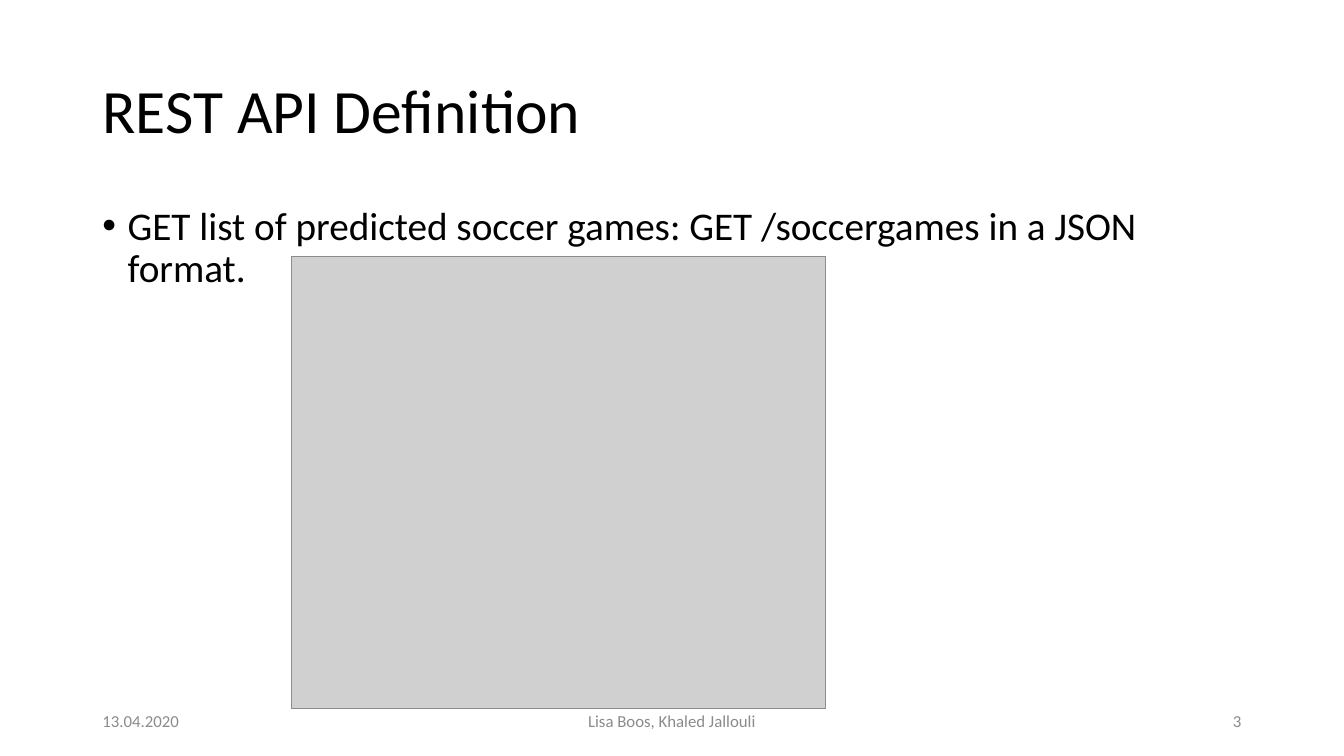
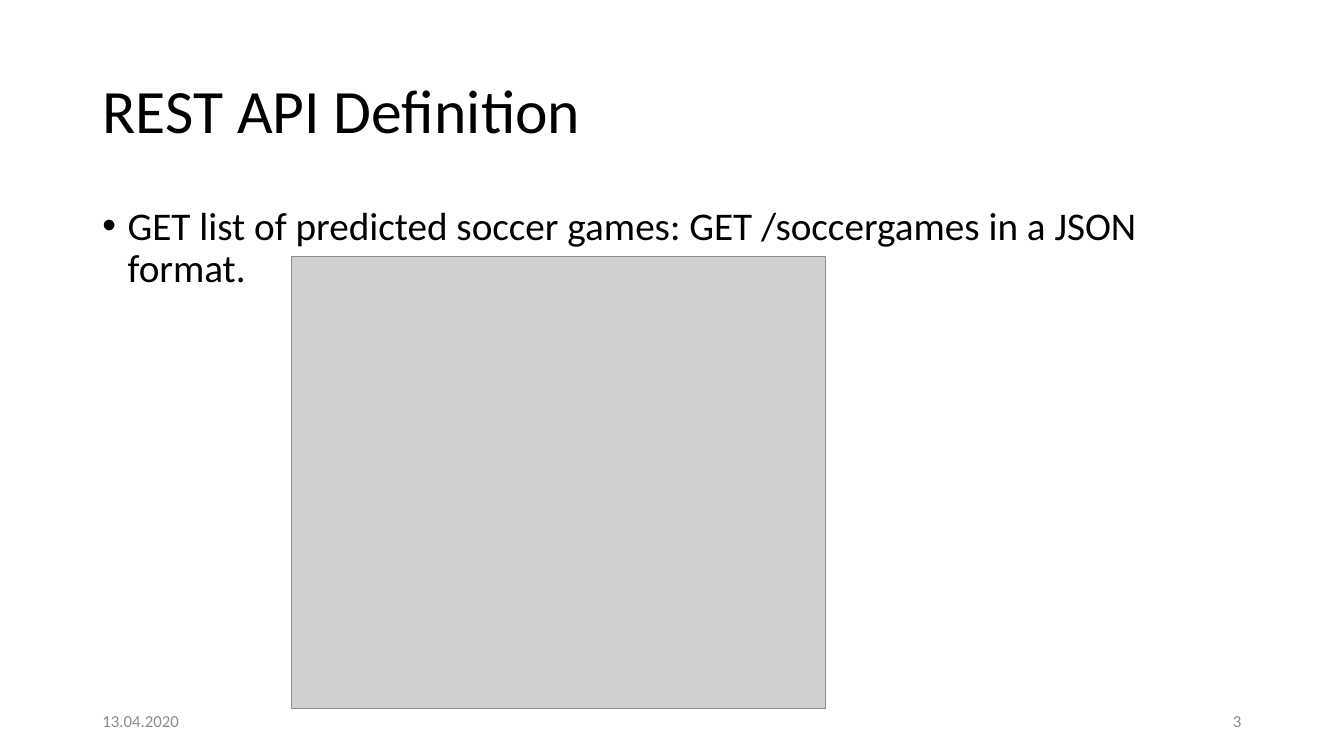
Before and after one commit to Khaledjallouli/project, a slide deck: slide 3 of Web/WebArchitectureDef.pptx. Drawn at 1344x756 pixels with LibreOffice and Linux fonts; fonts in the diff are those of the drawing; grey boxes stand for pictures; background and template pictures are left out. Boxes give left, top, right and bottom in pixels: in the first picture for what was removed or moved away, otherwise in the second. Text is boxed around its words. In the diff, an @@ line names an element or a change of style, - is before the commit and + after.

```diff
--- a/Web/WebArchitectureDef.pptx
+++ b/Web/WebArchitectureDef.pptx
@@ text removed at [588, 715, 755, 729] @@
-Lisa Boos, Khaled Jallouli
```
Also in this commit, not shown: 1 other slide changed.
